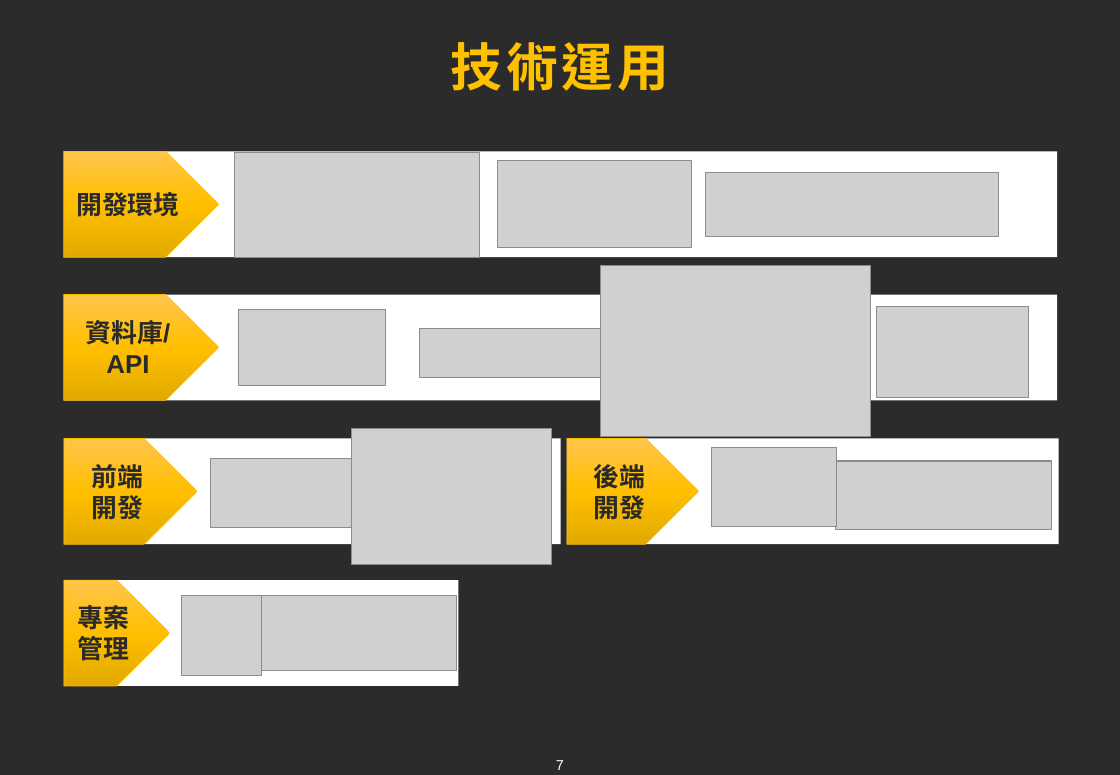
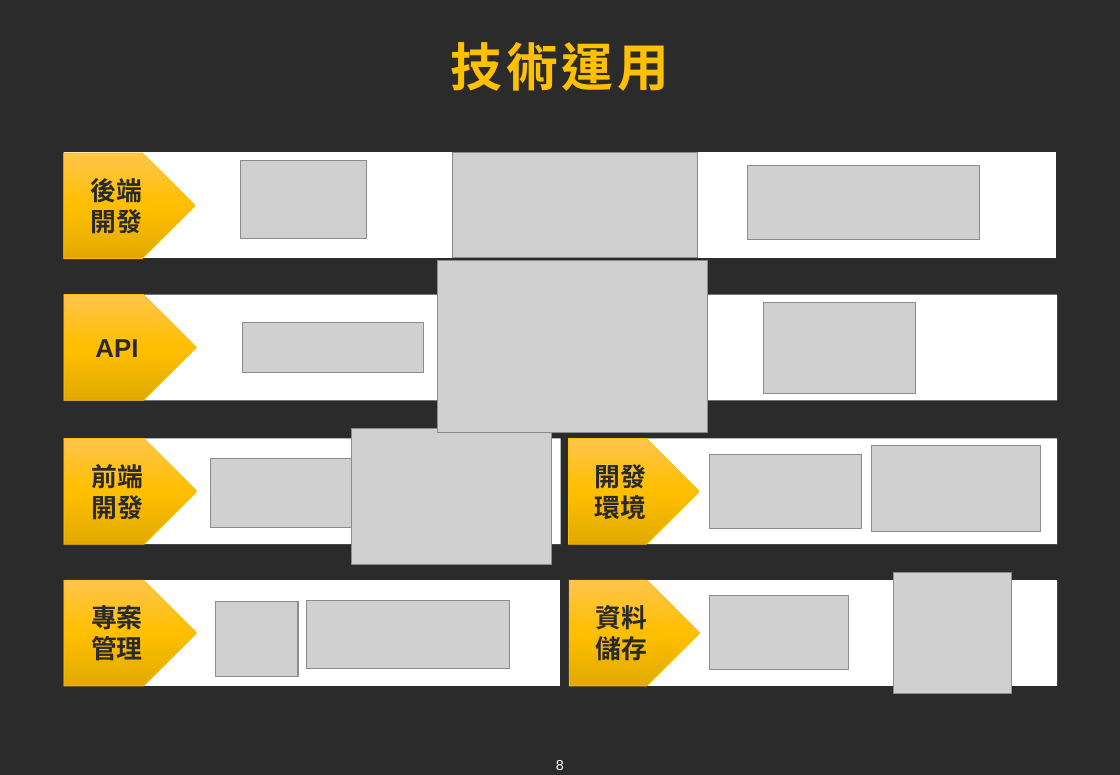
Before and after one commit to chen96026/Air, a slide deck: slide 8 of Final/Travel Nest.pptx (slide 7 before the commit). Drawn at 1120x775 pixels with LibreOffice and Linux fonts; fonts in the diff are those of the drawing; grey boxes stand for pictures; background and template pictures are left out; a plain dark background stands for a picture behind light text. Boxes give left, top, right and bottom in pixels: in the first picture for what was removed or moved away, otherwise in the second. Text is boxed around its words. In the diff, an @@ line names an element or a change of style, - is before the commit and + after.

```diff
--- a/Final/Travel Nest.pptx
+++ b/Final/Travel Nest.pptx
@@ pentagon arrow "後端": place and size @@
-pentagon arrow "後端" at (567, 438, 698, 544)
+pentagon arrow "後端" at (64, 153, 195, 259)
@@ picture: place and size @@
-picture at (712, 448, 837, 526)
+picture at (241, 160, 366, 239)
@@ picture: place and size @@
-picture at (235, 153, 480, 258)
+picture at (453, 152, 698, 256)
@@ picture removed at (706, 173, 999, 237) @@
@@ picture: place and size @@
-picture at (836, 461, 1052, 531)
+picture at (748, 165, 980, 240)
@@ picture: place and size @@
-picture at (601, 266, 871, 437)
+picture at (437, 261, 707, 432)
@@ pentagon arrow "API": place and size @@
-pentagon arrow "API" at (64, 295, 219, 400)
+pentagon arrow "API" at (64, 295, 196, 400)
@@ picture: place and size @@
-picture at (420, 329, 600, 379)
+picture at (243, 323, 423, 372)
@@ picture: place and size @@
-picture at (877, 307, 1029, 398)
+picture at (764, 303, 916, 394)
@@ text in pentagon arrow at (95, 339, 138, 357): text changed @@
-資料庫/API
+API
@@ pentagon arrow "開發": place and size @@
-pentagon arrow "開發" at (64, 152, 219, 258)
+pentagon arrow "開發" at (569, 438, 699, 544)
@@ picture added at (872, 446, 1041, 533) @@
@@ text in pentagon arrow at (595, 464, 647, 520): text changed @@
-開發環境
+開發
+環境
@@ picture: place and size @@
-picture at (497, 161, 691, 248)
+picture at (709, 455, 861, 529)
@@ pentagon arrow "專案": place and size @@
-pentagon arrow "專案" at (64, 580, 170, 686)
+pentagon arrow "專案" at (64, 580, 196, 686)
@@ rectangle: place and size @@
-rectangle at (64, 580, 459, 686)
+rectangle at (64, 580, 561, 686)
@@ rectangle added at (570, 580, 1058, 686), fill #FFFFFF @@
@@ pentagon arrow added at (570, 580, 700, 686), fill gradient #FFC64B to #FFC000 to #E3AB00, outline #FFC000 0.5 pt, 18 pt, text #2A2A2A, bold @@
+資料
+儲存
@@ picture: place and size @@
-picture at (239, 309, 386, 386)
+picture at (709, 596, 848, 669)
@@ picture added at (894, 573, 1012, 693) @@
@@ text in pentagon arrow at (91, 605, 143, 660): text changed @@
-專案管理
+專案
+管理
@@ picture: place and size @@
-picture at (182, 596, 262, 675)
+picture at (215, 602, 298, 676)
@@ picture: place and size @@
-picture at (258, 596, 457, 670)
+picture at (306, 601, 510, 669)
@@ page number at (556, 760, 564, 770): text changed @@
-7
+8
```
Also in this commit, not shown: 10 other slides changed, 14 slides added, 3 slides removed.
